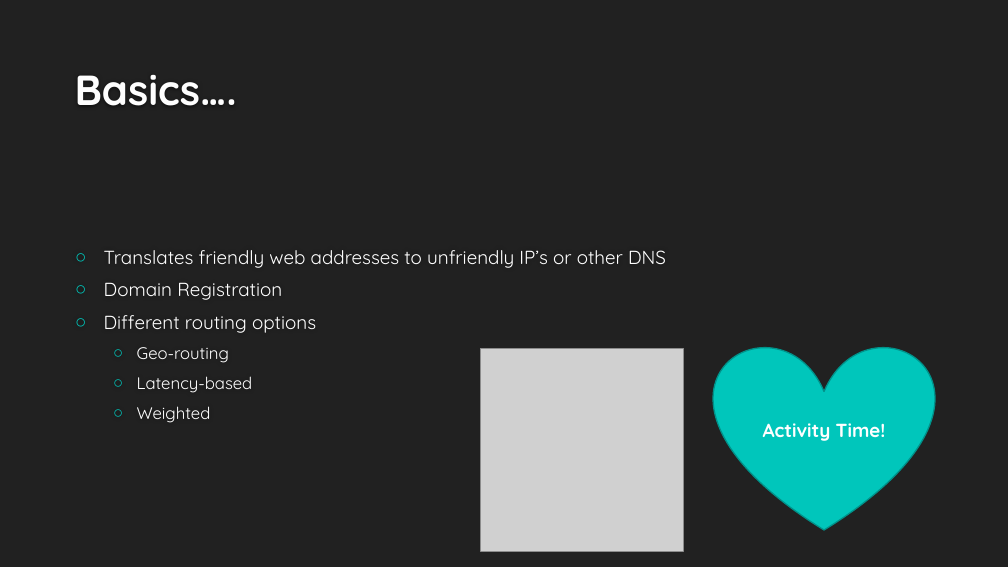
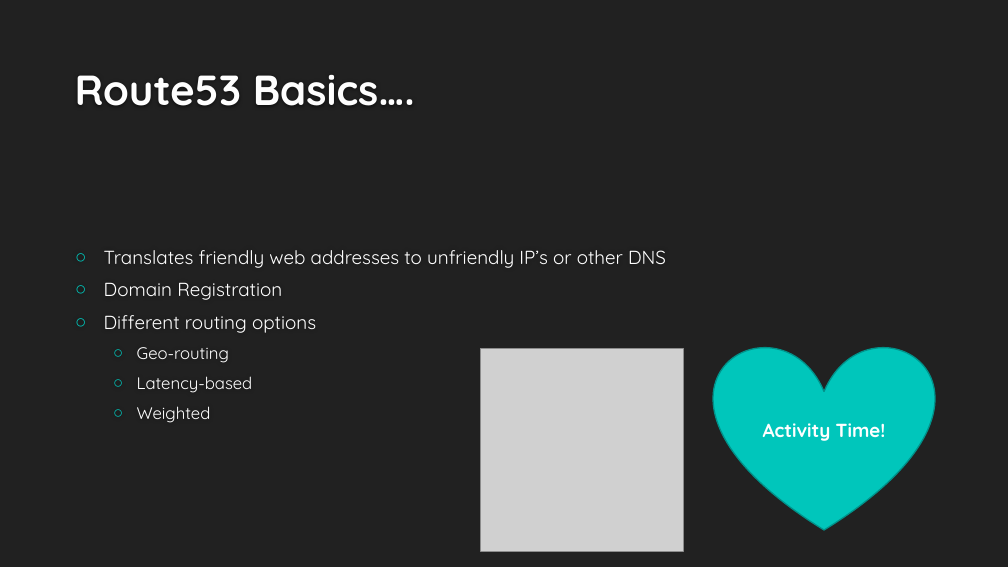
Before and after one commit to francalovescakes/cloud-network-security, a slide deck: slide 2 of day-1/route53.pptx. Drawn at 1008x567 pixels with LibreOffice and Linux fonts; fonts in the diff are those of the drawing; grey boxes stand for pictures; background and template pictures are left out. Boxes give left, top, right and bottom in pixels: in the first picture for what was removed or moved away, otherwise in the second. Text is boxed around its words. In the diff, an @@ line names an element or a change of style, - is before the commit and + after.

```diff
--- a/day-1/route53.pptx
+++ b/day-1/route53.pptx
@@ title at box(75, 75, 415, 106): text changed @@
-Basics….
+Route53 Basics….
```
Also in this commit, not shown: 1 other slide changed, 2 slides removed, 7 other files.
